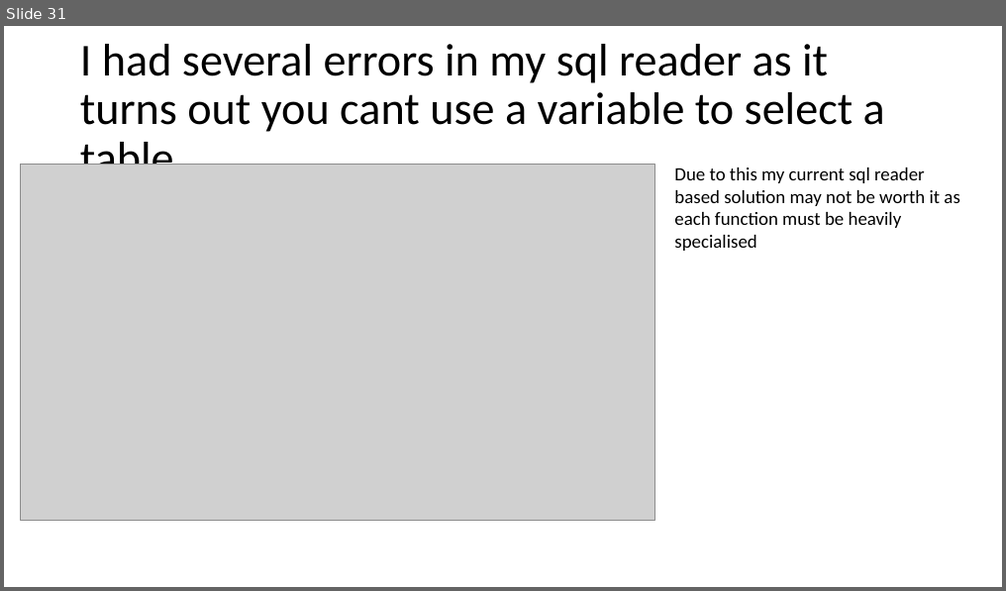
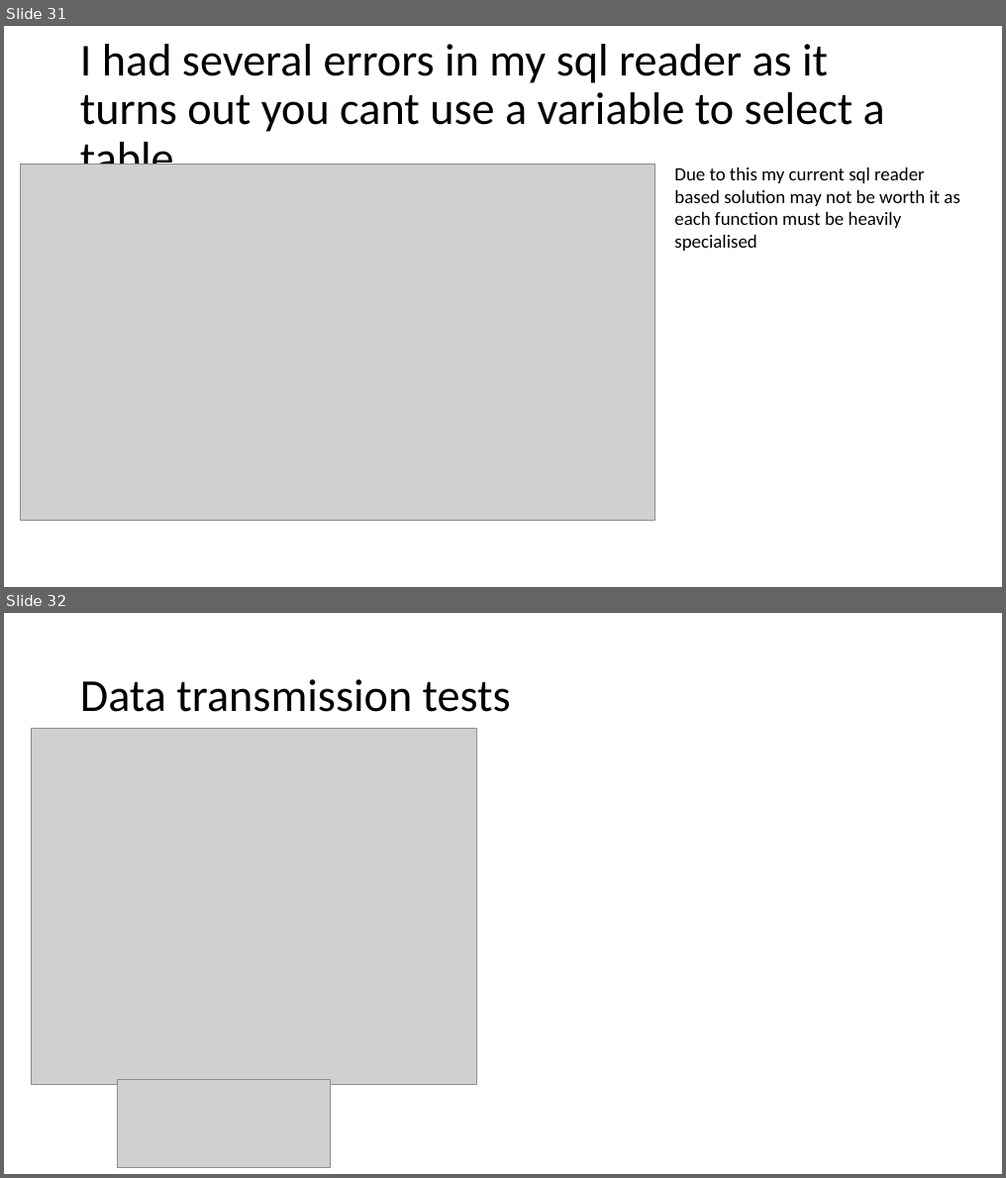
Before and after one commit to curtben1/actualCoursework, a slide deck: dev log.pptx. Shown one above the other, each under a label of ours: slide 31 before the commit, slides 31 and 32 after it. The pictures are 1006x591 and 1006x1178 pixels, drawn with LibreOffice and Linux fonts; fonts in the diff are those of the drawing; grey boxes stand for pictures. Boxes give left, top, right and bottom in pixels: in the first picture for what was removed or moved away, otherwise in the second. Text is boxed around its words. In the diff, an @@ line names an element or a change of style, - is before the commit and + after.

```diff
--- a/dev log.pptx
+++ b/dev log.pptx
@@ slide 32 added at (4, 613, 1002, 1174), background #FFFFFF @@
@@ title added at (80, 679, 511, 712), 44 pt, text #000000 @@
+Data transmission tests
@@ picture added at (31, 728, 477, 1084) @@
@@ picture added at (117, 1079, 330, 1168) @@
```
Also in this commit, not shown: 1 slide changed, 1 other file.
